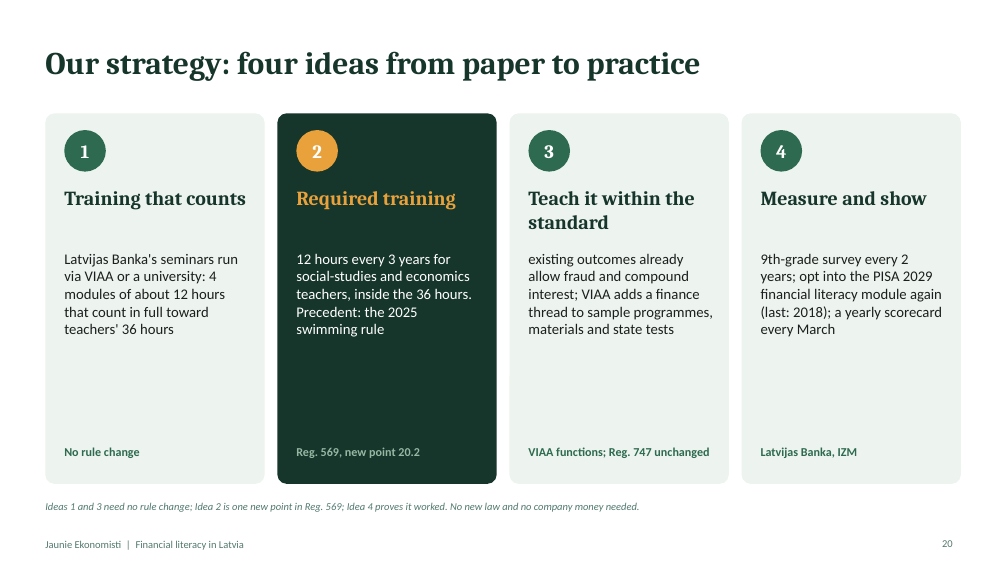
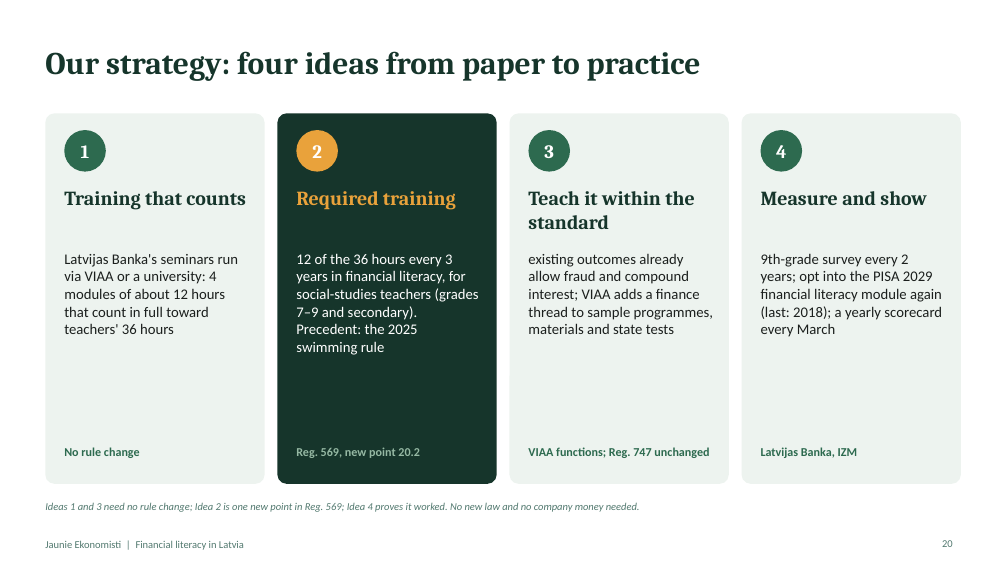
Before and after one commit to ArtisLV890/Elective-Impact-Making-for-the-Competitiveness-and-Data-Driven-Decisions-2026-2027, a slide deck: slide 20 of financial-literacy/presentation/Financial literacy in Latvia - presentation.pptx. Drawn at 1008x567 pixels with LibreOffice and Linux fonts; fonts in the diff are those of the drawing. Boxes give left, top, right and bottom in pixels: in the first picture for what was removed or moved away, otherwise in the second. Text is boxed around its words. In the diff, an @@ line names an element or a change of style, - is before the commit and + after.

```diff
--- a/financial-literacy/presentation/Financial literacy in Latvia - presentation.pptx
+++ b/financial-literacy/presentation/Financial literacy in Latvia - presentation.pptx
@@ text at <box>296,253,479,355</box>: text changed @@
-12 hours every 3 years for social-studies and economics teachers, inside the 36 hours. Precedent: the 2025 swimming rule
+12 of the 36 hours every 3 years in financial literacy, for social-studies teachers (grades 7–9 and secondary). Precedent: the 2025 swimming rule
```
Also in this commit, not shown: 12 other slides changed, 4 slides added, 1 slide removed, 9 other files.
